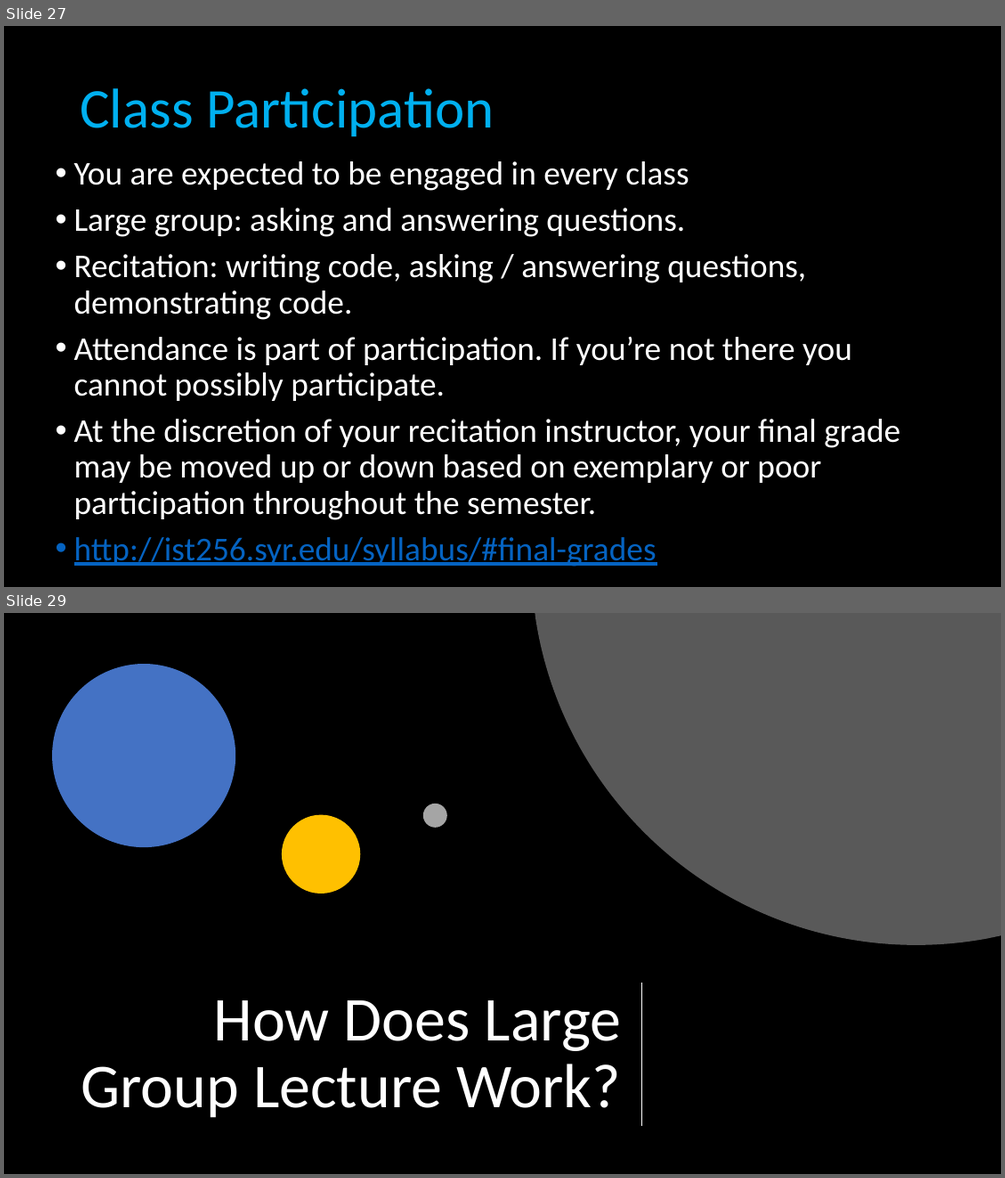
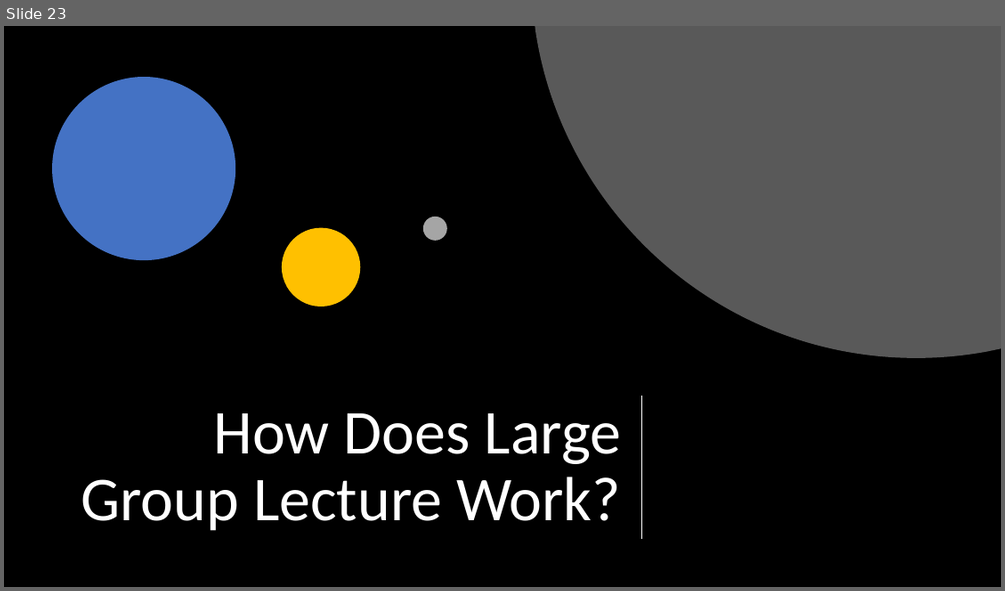
Before and after one commit to ist256/IST256.github.io, a slide deck: content/00/Course-Intro.pptx. Shown one above the other, each under a label of ours: slides 27 and 29 before the commit, slide 23 after it; the slides between them are not shown. The pictures are 1005x1178 and 1005x591 pixels, drawn with LibreOffice and Linux fonts; fonts in the diff are those of the drawing. Boxes give left, top, right and bottom in pixels: in the first picture for what was removed or moved away, otherwise in the second. Text is boxed around its words. In the diff, an @@ line names an element or a change of style, - is before the commit and + after.

```diff
--- a/content/00/Course-Intro.pptx
+++ b/content/00/Course-Intro.pptx
@@ slide 27 removed at (x1=4, y1=26, x2=1001, y2=587), background #000000 @@
@@ title removed at (x1=80, y1=88, x2=494, y2=136) @@
-Class Participation
@@ text removed at (x1=74, y1=161, x2=900, y2=566) @@
-• You are expected to be engaged in every class
-• Large group: asking and answering questions.
-• Recitation: writing code, asking / answering questions, demonstrating code.
-• Attendance is part of participation. If you’re not there you cannot possibly participate.
-• At the discretion of your recitation instructor, your final grade may be moved up or down based on exemplary or poor participation throughout the semester.
-• http://ist256.syr.edu/syllabus/#final-grades
@@ what was slide 29 is now slide 23 @@
```
Also in this commit, not shown: 15 slides changed, 2 slides added, 5 other slides removed, 2 other files.
